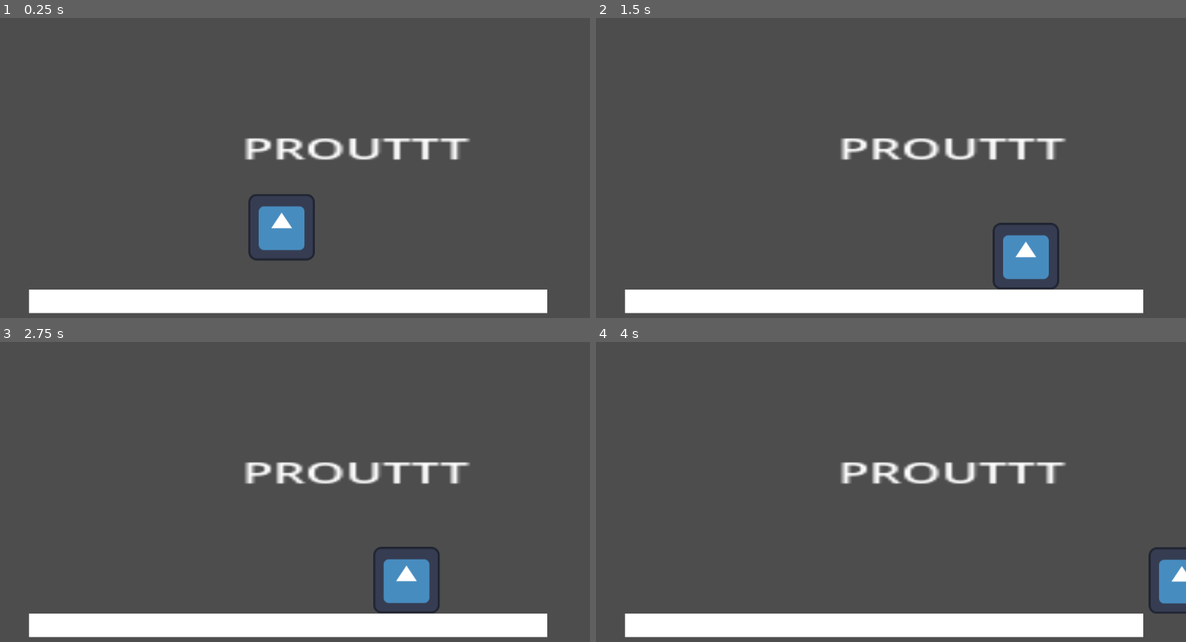
Above: before the commit, frames 1-4 (two rows, left to right).
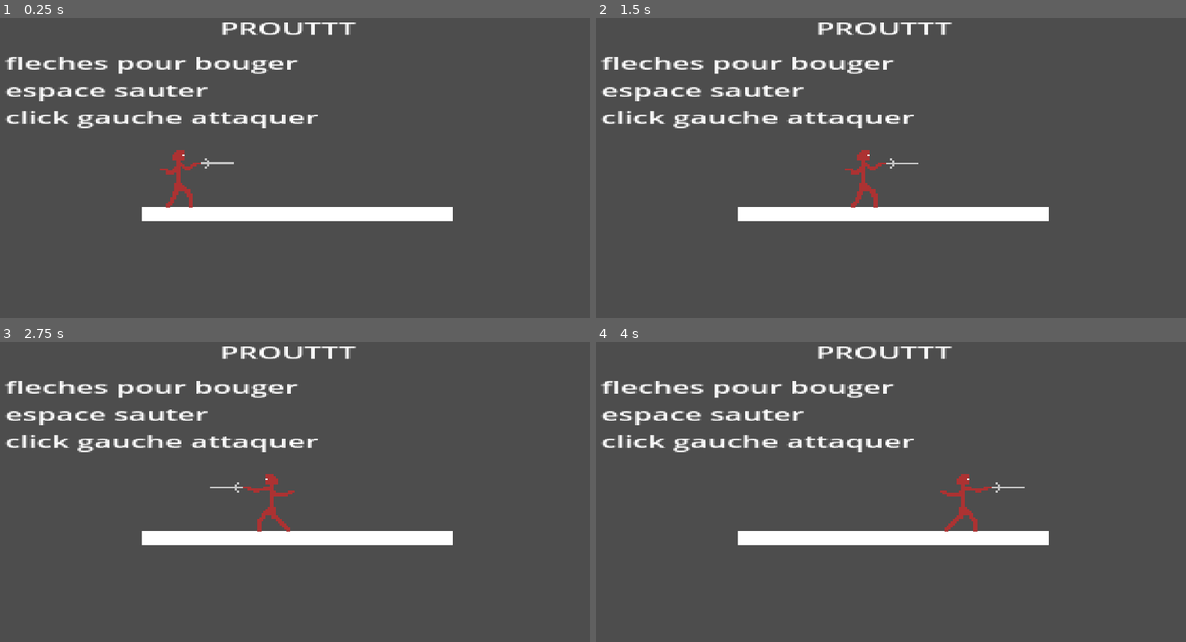
Above: after the commit, the same moments.

Repository: Sigmha/JeuAvecTHOP
Game: Godot game, scene res://Scenes/main.tscn
The game is run twice, just before and just after one commit, with the same random seed, the same clock (stepped at 60 frames per second) and the same inputs. The engine's default icon, where the game draws it, is replaced by a stand-in: a white triangle on a blue panel in a dark square.
Inputs (mouse positions are in pixels of both pictures, inside the frame that each line leads up to):
- Up to frame 1 (0.25 s): no input
- Up to frame 2 (1.5 s): tap Enter (ui_accept) at 0.5, 0.77 s; move the mouse to (1020, 147) at 0.52 s; press the mouse at (1020, 147) at 0.53 s; hold Right (ui_right) from 0.53 s (still down); move the mouse to (767, 180) at 1.27 s; release the mouse at (767, 180) at 1.28 s; click (767, 180) at 1.35 s
- Up to frame 3 (2.75 s): tap Enter (ui_accept) at 1.52 s; move the mouse to (348, 411) at 2.02 s; release Right (ui_right) at 2.03 s; press the mouse at (348, 411) at 2.03 s; hold Left (ui_left) from 2.03 s (still down)
- Up to frame 4 (4 s): move the mouse to (855, 555) at 2.77 s; release Left (ui_left) at 2.78 s; release the mouse at (855, 555) at 2.78 s; hold Right (ui_right) from 2.78 s (still down); click (855, 555) at 2.85 s; tap Enter (ui_accept) at 3.02, 3.77 s; move the mouse to (1068, 537) at 3.52 s; press the mouse at (1068, 537) at 3.53 s

The runs differ from the first frame. In frame 1, 16% of the frame differs, in the area x 0-93%, y 1-99%; in frame 2, 16%; in frame 3, 16%; in frame 4, 15%.

Commit message:
Ajout player et attaque simple pour test

Diff:
--- a/Scenes/main.tscn
+++ b/Scenes/main.tscn
@@ -1,30 +1,16 @@
-[gd_scene load_steps=5 format=3 uid="uid://c5pmo0ul8igcs"]
+[gd_scene load_steps=4 format=3 uid="uid://c5pmo0ul8igcs"]
 
-[ext_resource type="Texture2D" uid="uid://pa6x0ly8fh8t" path="res://icon.svg" id="1_gvpht"]
-[ext_resource type="Script" path="res://Scripts/CharacterBody2D.gd" id="1_w1g34"]
-
-[sub_resource type="RectangleShape2D" id="RectangleShape2D_8yssf"]
-size = Vector2(127, 127)
+[ext_resource type="PackedScene" uid="uid://b43h0vguqe8jw" path="res://Scenes/player.tscn" id="1_nognl"]
+[ext_resource type="Script" path="res://Scripts/main.gd" id="1_ro2m0"]
 
 [sub_resource type="RectangleShape2D" id="RectangleShape2D_m5lq3"]
-size = Vector2(996.5, 44.5)
+size = Vector2(996.5, 43)
 
 [node name="Main" type="Node2D"]
-
-[node name="CharacterBody2D" type="CharacterBody2D" parent="."]
-position = Vector2(559, 481)
-script = ExtResource("1_w1g34")
-
-[node name="CollisionShape2D" type="CollisionShape2D" parent="CharacterBody2D"]
-position = Vector2(0.5, -64.5)
-shape = SubResource("RectangleShape2D_8yssf")
-
-[node name="Sprite2D" type="Sprite2D" parent="CharacterBody2D"]
-position = Vector2(0, -65)
-texture = ExtResource("1_gvpht")
+script = ExtResource("1_ro2m0")
 
 [node name="StaticBody2D" type="StaticBody2D" parent="."]
-position = Vector2(559, 481)
+position = Vector2(970, 596)
 
 [node name="ColorRect" type="ColorRect" parent="StaticBody2D"]
 offset_left = -486.0
@@ -34,13 +20,27 @@
 scale = Vector2(24.9251, 1.11405)
 
 [node name="CollisionShape2D" type="CollisionShape2D" parent="StaticBody2D"]
-position = Vector2(13.75, 109.75)
+position = Vector2(13.75, 110.5)
 shape = SubResource("RectangleShape2D_m5lq3")
 
 [node name="Label" type="Label" parent="."]
-offset_left = 483.0
-offset_top = 258.0
-offset_right = 523.0
-offset_bottom = 281.0
+offset_left = 734.0
+offset_top = 71.0001
+offset_right = 806.0
+offset_bottom = 94.0001
 scale = Vector2(6.0719, 3.35448)
 text = "PROUTTT"
+
+[node name="Label2" type="Label" parent="."]
+offset_left = 45.0
+offset_top = 182.0
+offset_right = 211.0
+offset_bottom = 257.0
+scale = Vector2(6.0719, 3.35448)
+text = "fleches pour bouger
+espace sauter
+click gauche attaquer"
+
+[node name="Player" parent="." instance=ExtResource("1_nognl")]
+position = Vector2(640, 659)
+scale = Vector2(6.58201, 6.58201)
--- /dev/null
+++ b/Scenes/player.tscn
@@ -0,0 +1,47 @@
+[gd_scene load_steps=8 format=3 uid="uid://b43h0vguqe8jw"]
+
+[ext_resource type="Texture2D" uid="uid://djr7kdx6sq5ji" path="res://Assets/Sprite-0001-Sheet.png" id="1_cxm34"]
+[ext_resource type="Script" path="res://Scripts/CharacterBody2D.gd" id="1_fvtmh"]
+[ext_resource type="PackedScene" uid="uid://bc5ea8icchh2o" path="res://Scenes/weapon.tscn" id="2_ii4go"]
+
+[sub_resource type="AtlasTexture" id="AtlasTexture_a8kua"]
+atlas = ExtResource("1_cxm34")
+region = Rect2(0, 0, 32, 32)
+
+[sub_resource type="AtlasTexture" id="AtlasTexture_2gq3c"]
+atlas = ExtResource("1_cxm34")
+region = Rect2(32, 0, 32, 32)
+
+[sub_resource type="SpriteFrames" id="SpriteFrames_s3f36"]
+animations = [{
+"frames": [{
+"duration": 1.0,
+"texture": SubResource("AtlasTexture_a8kua")
+}, {
+"duration": 1.0,
+"texture": SubResource("AtlasTexture_2gq3c")
+}],
+"loop": false,
+"name": &"default",
+"speed": 5.0
+}]
+
+[sub_resource type="CapsuleShape2D" id="CapsuleShape2D_1vnpl"]
+radius = 5.80932
+height = 28.0
+
+[node name="Player" type="CharacterBody2D"]
+script = ExtResource("1_fvtmh")
+
+[node name="PlayerSprite" type="AnimatedSprite2D" parent="."]
+position = Vector2(1.49012e-08, -16)
+sprite_frames = SubResource("SpriteFrames_s3f36")
+frame_progress = 1.0
+
+[node name="PlayerCollision" type="CollisionShape2D" parent="."]
+position = Vector2(-5.80932, -13.9854)
+shape = SubResource("CapsuleShape2D_1vnpl")
+
+[node name="Weapon" parent="." instance=ExtResource("2_ii4go")]
+position = Vector2(4.94868, -21.0857)
+scale = Vector2(1, 1)
--- /dev/null
+++ b/Scenes/weapon.tscn
@@ -0,0 +1,16 @@
+[gd_scene load_steps=3 format=3 uid="uid://bc5ea8icchh2o"]
+
+[ext_resource type="Texture2D" uid="uid://0nga2ukjv76y" path="res://Assets/weapon.png" id="1_pn0lt"]
+
+[sub_resource type="RectangleShape2D" id="RectangleShape2D_0j3t1"]
+size = Vector2(12, 1)
+
+[node name="weapon" type="Area2D"]
+
+[node name="Sprite2D" type="Sprite2D" parent="."]
+position = Vector2(8, 0)
+texture = ExtResource("1_pn0lt")
+
+[node name="CollisionShape2D" type="CollisionShape2D" parent="."]
+position = Vector2(10, -0.5)
+shape = SubResource("RectangleShape2D_0j3t1")
--- a/Scripts/CharacterBody2D.gd
+++ b/Scripts/CharacterBody2D.gd
@@ -1,14 +1,31 @@
 extends CharacterBody2D
-
 
 const SPEED = 300.0
 const JUMP_VELOCITY = -400.0
 
 # Get the gravity from the project settings to be synced with RigidBody nodes.
 var gravity = ProjectSettings.get_setting("physics/2d/default_gravity")
+var init_weapon_position:Vector2i
+var init_collision_player_position:Vector2
+var looking_direction: int = 1
 
+@onready var player_sprite = $PlayerSprite
+@onready var weapon = $Weapon
+@onready var player_collision = $PlayerCollision
+
+func _ready():
+	init_weapon_position = weapon.position
+	init_collision_player_position = player_collision.position
 
 func _physics_process(delta):
+
+	move_player(delta)
+
+	attack()
+
+	move_and_slide()
+
+func move_player(delta):
 	# Add the gravity.
 	if not is_on_floor():
 		velocity.y += gravity * delta
@@ -19,10 +36,40 @@
 
 	# Get the input direction and handle the movement/deceleration.
 	# As good practice, you should replace UI actions with custom gameplay actions.
+
 	var direction = Input.get_axis("ui_left", "ui_right")
 	if direction:
 		velocity.x = direction * SPEED
+		change_side(direction)
+		looking_direction = direction
 	else:
 		velocity.x = move_toward(velocity.x, 0, SPEED)
 
-	move_and_slide()
+func change_side(direction):
+	if direction == 1:
+		player_sprite.flip_h = false
+		weapon.rotation = 0
+		player_collision.position = init_collision_player_position
+		weapon.position.y = init_weapon_position.y
+
+	elif direction == -1:
+		player_sprite.flip_h = true
+		weapon.rotation = PI
+		weapon.position.y = init_weapon_position.y - 1
+		player_collision.position = init_collision_player_position * Vector2(-1, 1)
+
+
+func attack():
+	var idle_length = 5
+	var attack_length = 11
+
+	if Input.is_action_pressed("LeftClick"):
+		player_sprite.set_frame(1)
+	else:
+		player_sprite.set_frame(0)
+
+
+	if player_sprite.get_frame() == 0:
+		weapon.position.x = looking_direction * idle_length
+	else:
+		weapon.position.x = looking_direction * attack_length
--- /dev/null
+++ b/Scripts/main.gd
@@ -0,0 +1,15 @@
+extends Node2D
+
+
+# Called when the node enters the scene tree for the first time.
+func _ready():
+	pass # Replace with function body.
+
+
+# Called every frame. 'delta' is the elapsed time since the previous frame.
+func _process(delta):
+	close_game()
+
+func close_game():
+	if Input.is_action_just_pressed("ui_cancel"):
+		get_tree().quit()
--- a/project.godot
+++ b/project.godot
@@ -14,3 +14,21 @@
 run/main_scene="res://Scenes/main.tscn"
 config/features=PackedStringArray("4.2", "Forward Plus")
 config/icon="res://icon.svg"
+
+[display]
+
+window/size/viewport_width=1920
+window/size/viewport_height=1080
+window/size/mode=3
+
+[input]
+
+LeftClick={
+"deadzone": 0.5,
+"events": [Object(InputEventMouseButton,"resource_local_to_scene":false,"resource_name":"","device":-1,"window_id":0,"alt_pressed":false,"shift_pressed":false,"ctrl_pressed":false,"meta_pressed":false,"button_mask":0,"position":Vector2(0, 0),"global_position":Vector2(0, 0),"factor":1.0,"button_index":1,"canceled":false,"pressed":false,"double_click":false,"script":null)
+]
+}
+
+[rendering]
+
+textures/canvas_textures/default_texture_filter=0
Binary file added: Assets/Sprite-0001-Sheet.aseprite
Binary file added: Assets/Sprite-0001-Sheet.png
Not shown, added: Assets/Sprite-0001-Sheet.png.import
Binary file added: Assets/Sprite-0002.aseprite
Binary file added: Assets/weapon.png
Not shown, added: Assets/weapon.png.import
